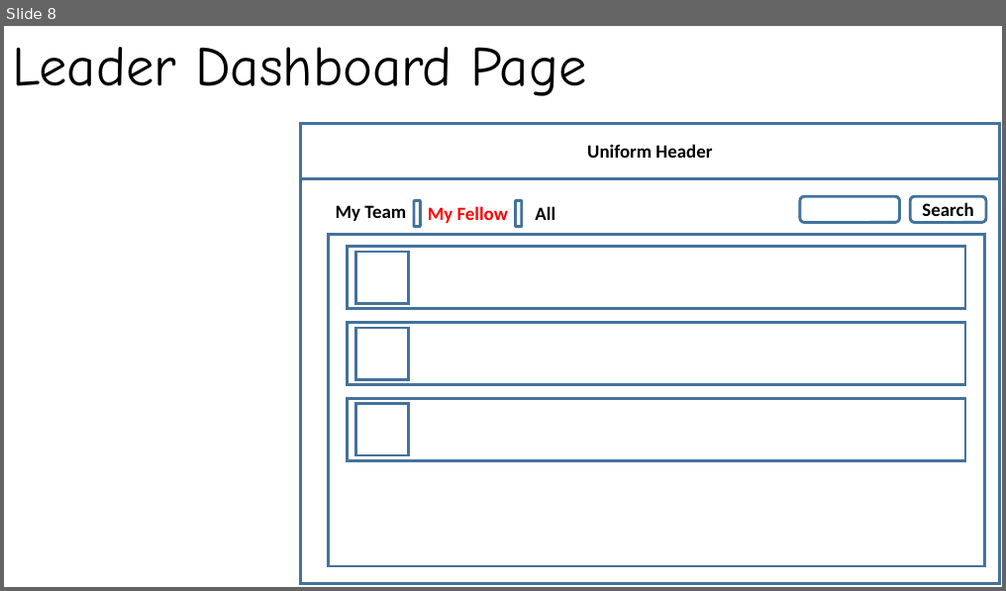
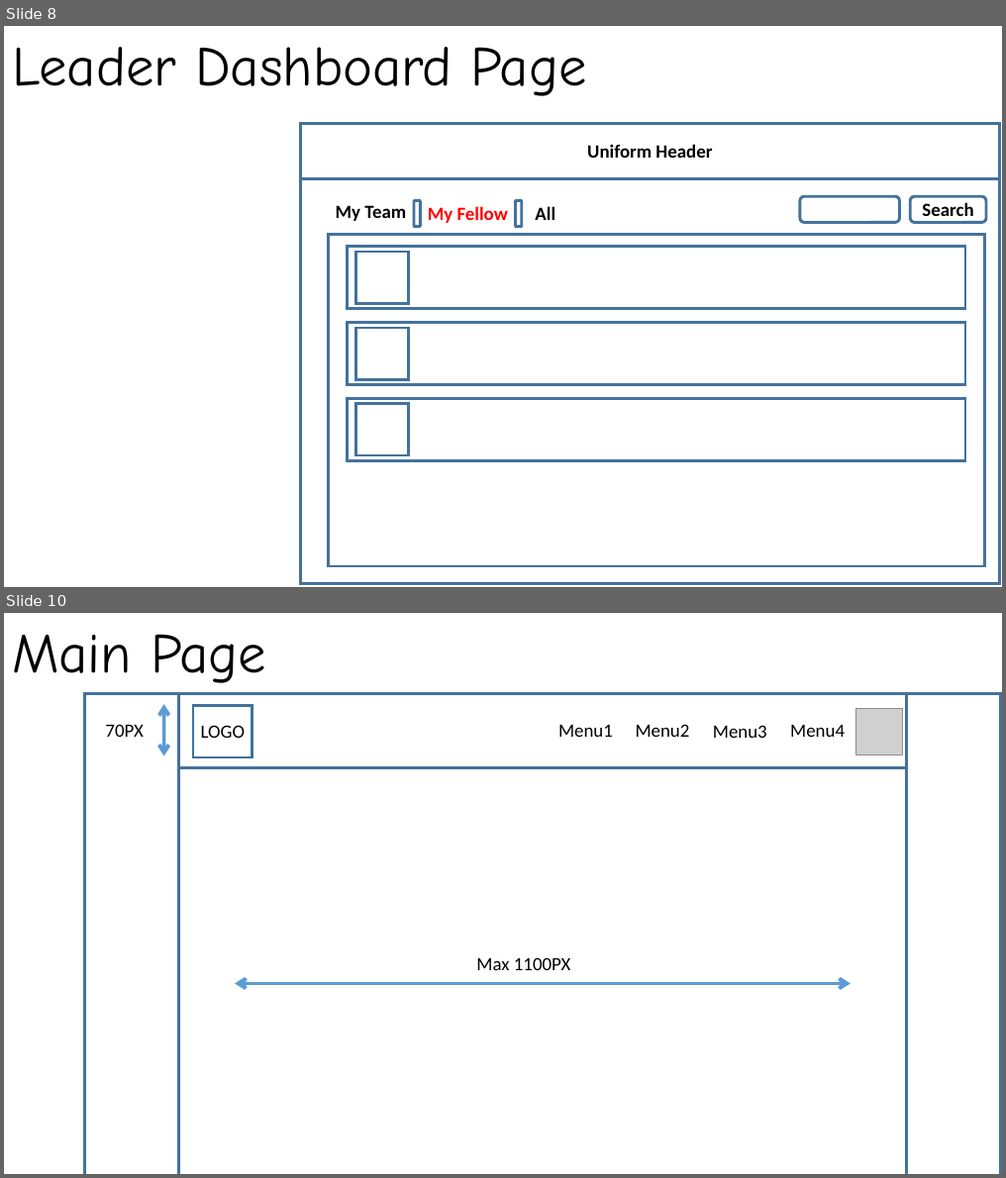
Before and after one commit to Aiyoumi-FE/ONE-TEAM, a slide deck: pageDesign.pptx. Shown one above the other, each under a label of ours: slide 8 before the commit, slides 8 and 10 after it; the slides between them are not shown. The pictures are 1006x591 and 1006x1178 pixels, drawn with LibreOffice and Linux fonts; fonts in the diff are those of the drawing; grey boxes stand for pictures. Boxes give left, top, right and bottom in pixels: in the first picture for what was removed or moved away, otherwise in the second. Text is boxed around its words. In the diff, an @@ line names an element or a change of style, - is before the commit and + after.

```diff
--- a/pageDesign.pptx
+++ b/pageDesign.pptx
@@ slide 10 added at (4, 613, 1002, 1174), background #FFFFFF @@
@@ text added at (12, 634, 266, 683), 54 pt, text #000000 @@
+Main Page
@@ group added at (85, 694, 1001, 1174): 7 texts, 4 rectangles, 2 double arrows, 1 picture @@
+Max 1100PX
+70PX
+LOGO
+Menu1
+Menu2
+Menu3
+Menu4
```
Also in this commit, not shown: 1 slide changed, 12 other slides added, 1 slide removed.
